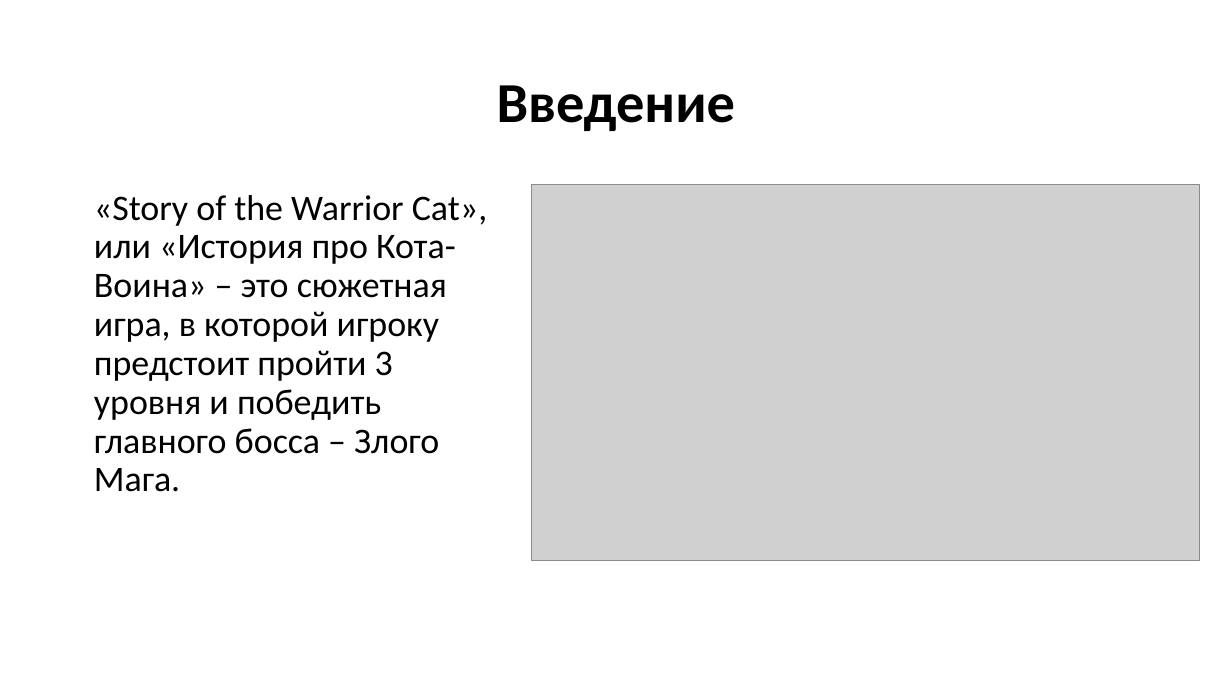
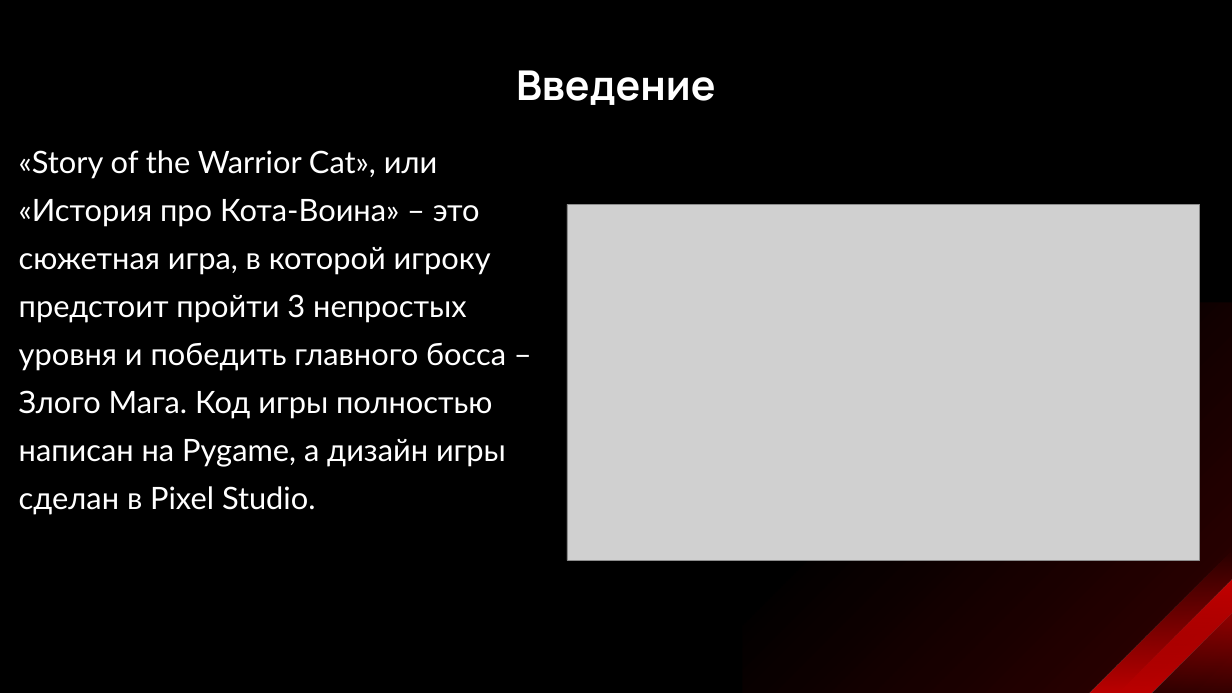
Before and after one commit to Vinipulya/The-story-of-the-Warrior-Cat, a slide deck: slide 2 of Презентация.pptx. Drawn at 1232x693 pixels with LibreOffice and Linux fonts; fonts in the diff are those of the drawing; grey boxes stand for pictures. Boxes give left, top, right and bottom in pixels: in the first picture for what was removed or moved away, otherwise in the second. Text is boxed around its words. In the diff, an @@ line names an element or a change of style, - is before the commit and + after.

```diff
--- a/Презентация.pptx
+++ b/Презентация.pptx
@@ background #FFFFFF to #000000 @@
@@ title "Введение": place and size @@
-title "Введение" at [497,85,736,131]
+title "Введение" at [516,70,716,105]
@@ title "Введение" at [516,70,716,105]: size 44 to 32 pt, font Calibri to Manrope, text colour #000000 to #FFFFFF; line spacing 0.9 to 1; vertical alignment middle to bottom @@
@@ text at [19,150,506,515]: text changed; size 28 to 24 pt; font Calibri to Lato; text colour #000000 to #FFFFFF @@
-«Story of the Warrior Cat», или «История про Кота-Воина» – это сюжетная игра, в которой игроку предстоит пройти 3 уровня и победить главного босса – Злого Мага.
+«Story of the Warrior Cat», или «История про Кота-Воина» – это сюжетная игра, в которой игроку предстоит пройти 3 непростых уровня и победить главного босса – Злого Мага. Код игры полностью написан на Pygame, а дизайн игры сделан в Pixel Studio.
@@ picture: place and size @@
-picture at [531,185,1200,561]
+picture at [567,204,1201,560]
@@ rectangle added at [743,303,1232,693], fill gradient #FE0000 @@
@@ freeform shape added at [1089,549,1232,693], fill gradient #FE0000 @@
@@ freeform shape added at [1118,579,1232,693], fill gradient #FE0000 @@
```
Also in this commit, not shown: 4 other slides changed, 2 slides added, 2 slides removed, 1 other file.
